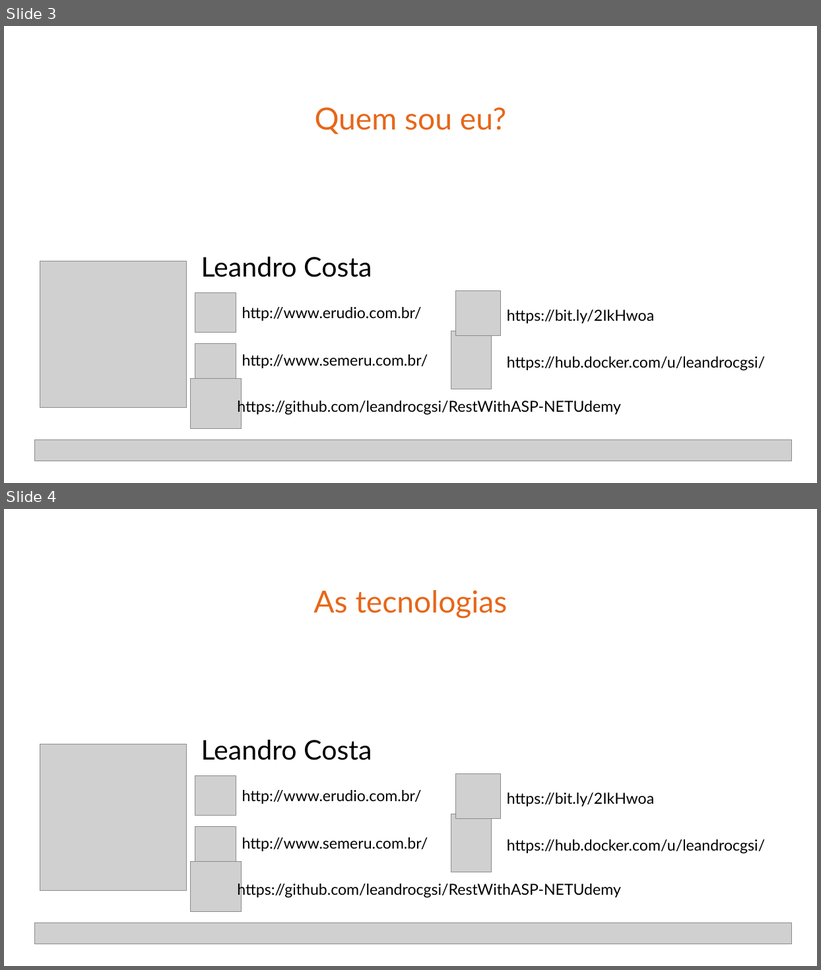
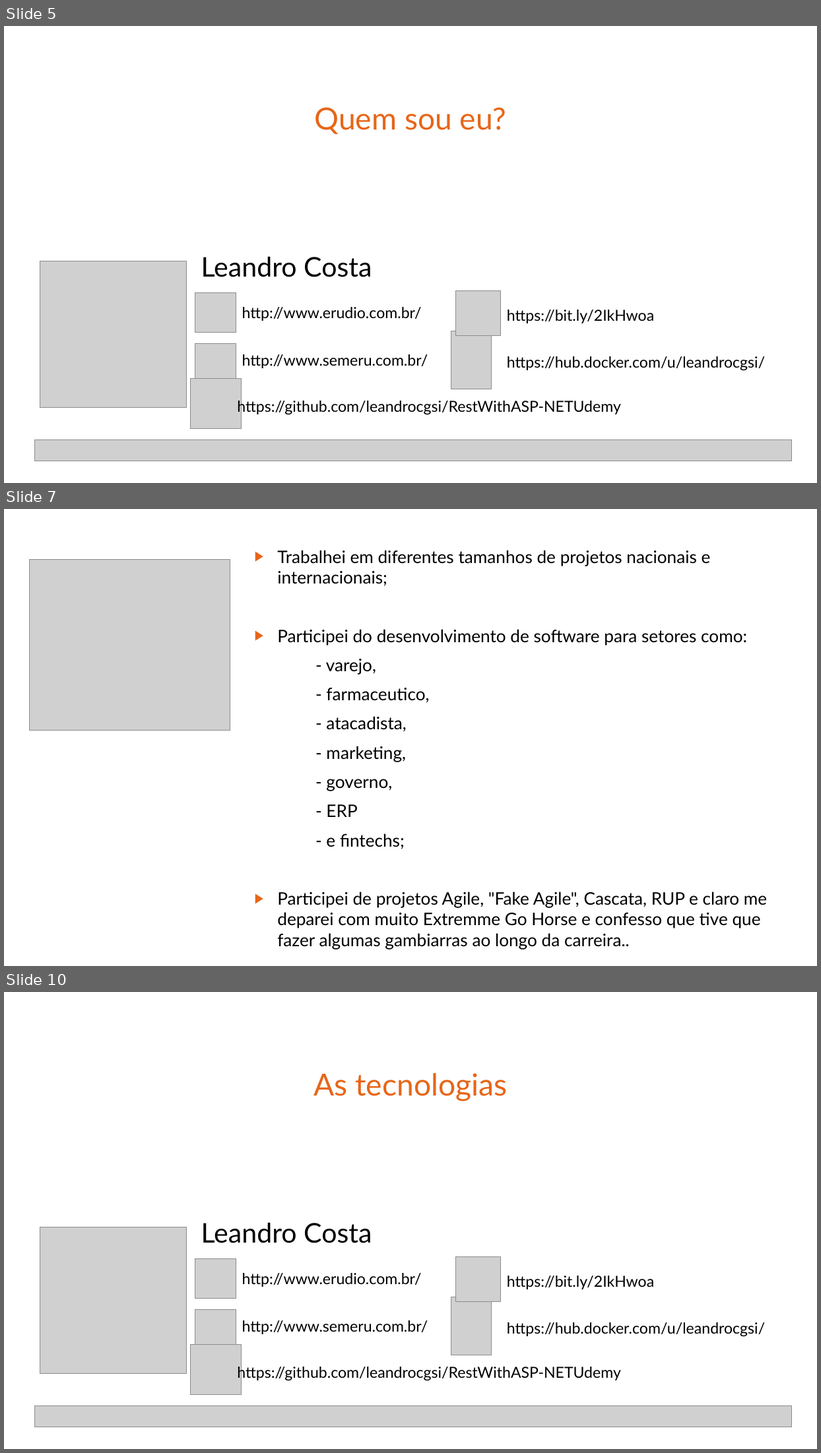
Before and after one commit to leandrocgsi/RestWithASP-NETUdemy, a slide deck: Documents/Building Modern RESTFul API's With ASP.NET Core - Architectural Overview.pptx. Shown one above the other, each under a label of ours: slides 3 and 4 before the commit, slides 5, 7 and 10 after it; the slides between them are not shown. The pictures are 821x970 and 821x1453 pixels, drawn with LibreOffice and Linux fonts; fonts in the diff are those of the drawing; grey boxes stand for pictures. Boxes give left, top, right and bottom in pixels: in the first picture for what was removed or moved away, otherwise in the second. Text is boxed around its words. In the diff, an @@ line names an element or a change of style, - is before the commit and + after.

```diff
--- a/Documents/Building Modern RESTFul API's With ASP.NET Core - Architectural Overview.pptx
+++ b/Documents/Building Modern RESTFul API's With ASP.NET Core - Architectural Overview.pptx
@@ slide 7 added at [4,509,817,966], background #FFFFFF @@
@@ picture added at [30,560,230,731] @@
@@ text added at [277,550,767,950], 20.4 pt, text #000000 @@
+▶ Trabalhei em diferentes tamanhos de projetos nacionais e internacionais;
+▶ Participei do desenvolvimento de software para setores como:
+- varejo,
+- farmaceutico,
+- atacadista,
+- marketing,
+- governo,
+- ERP
+- e fintechs;
+▶ Participei de projetos Agile, "Fake Agile", Cascata, RUP e claro me deparei com muito Extremme Go Horse e confesso que tive que fazer algumas gambiarras ao longo da carreira..
@@ what was slide 3 is now slide 5 @@
@@ what was slide 4 is now slide 10 @@
```
Also in this commit, not shown: 5 slides changed, 7 other slides added, 1 slide removed.
